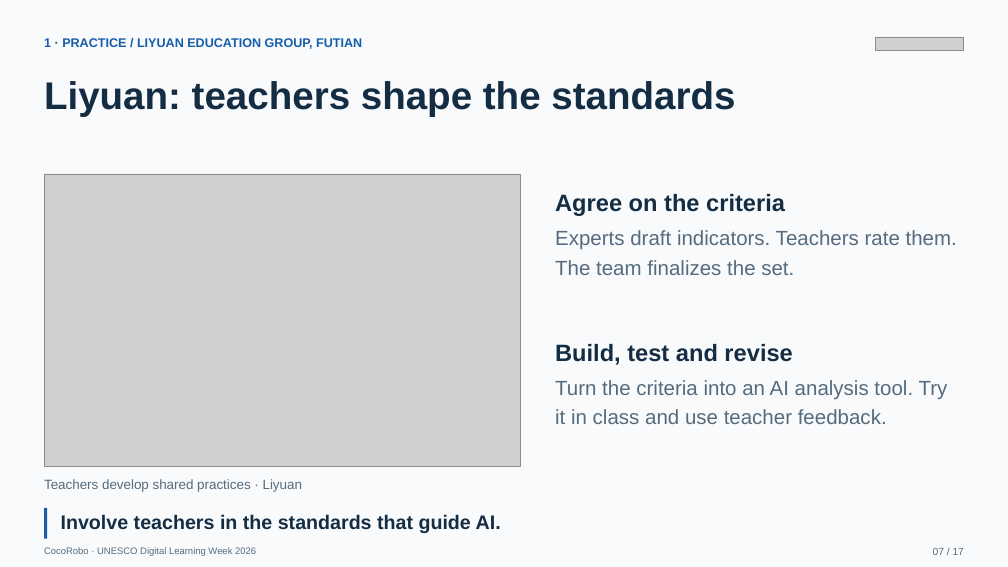
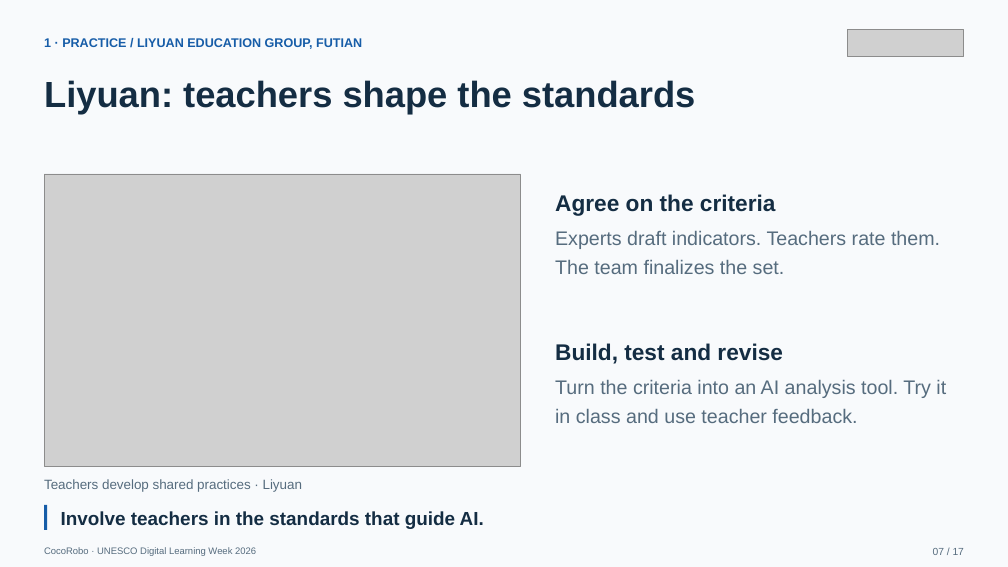
Before and after one commit to tonyxinvip/slides, a slide deck: slide 7 of teacher-agent-creators-10min/downloads/UNESCO_Teacher_AI_Agents_EN.pptx. Drawn at 1008x567 pixels with LibreOffice and Linux fonts; fonts in the diff are those of the drawing; grey boxes stand for pictures. Boxes give left, top, right and bottom in pixels: in the first picture for what was removed or moved away, otherwise in the second. Text is boxed around its words. In the diff, an @@ line names an element or a change of style, - is before the commit and + after.

```diff
--- a/teacher-agent-creators-10min/downloads/UNESCO_Teacher_AI_Agents_EN.pptx
+++ b/teacher-agent-creators-10min/downloads/UNESCO_Teacher_AI_Agents_EN.pptx
@@ picture: place and size @@
-picture at bbox=[876, 37, 964, 51]
+picture at bbox=[848, 30, 964, 57]
@@ text "Liyuan: teachers shape the standards" at bbox=[44, 80, 695, 115]: size 36.8 to 34.6 pt @@
@@ text "Agree on the criteria" at bbox=[555, 194, 776, 216]: size 22.5 to 21.6 pt; line spacing 1.2 to 1.22 @@
@@ text "Experts draft indicators. Teachers rate ..." at bbox=[555, 231, 940, 274]: size 19.5 to 18.8 pt; line spacing 1.2 to 1.22 @@
@@ text "Build, test and revise" at bbox=[555, 343, 782, 364]: size 22.5 to 21.6 pt; line spacing 1.2 to 1.22 @@
@@ text "Turn the criteria into an ..." at bbox=[555, 380, 946, 423]: size 19.5 to 18.8 pt; line spacing 1.2 to 1.22 @@
@@ rectangle: place and size @@
-rectangle at bbox=[44, 508, 47, 539]
+rectangle at bbox=[44, 505, 47, 530]
@@ text "Involve teachers in the standards ..." at bbox=[61, 511, 484, 529]: size 18.8 to 18 pt; line spacing 1.2 to 1.18 @@
```
Also in this commit, not shown: 15 other slides changed, 11 other files.
